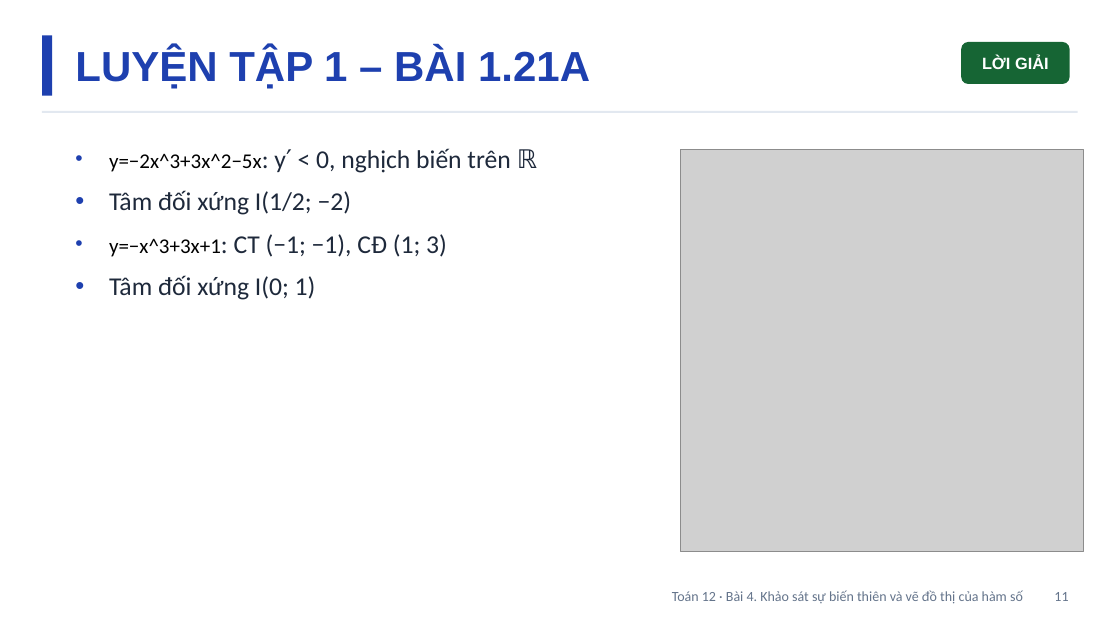
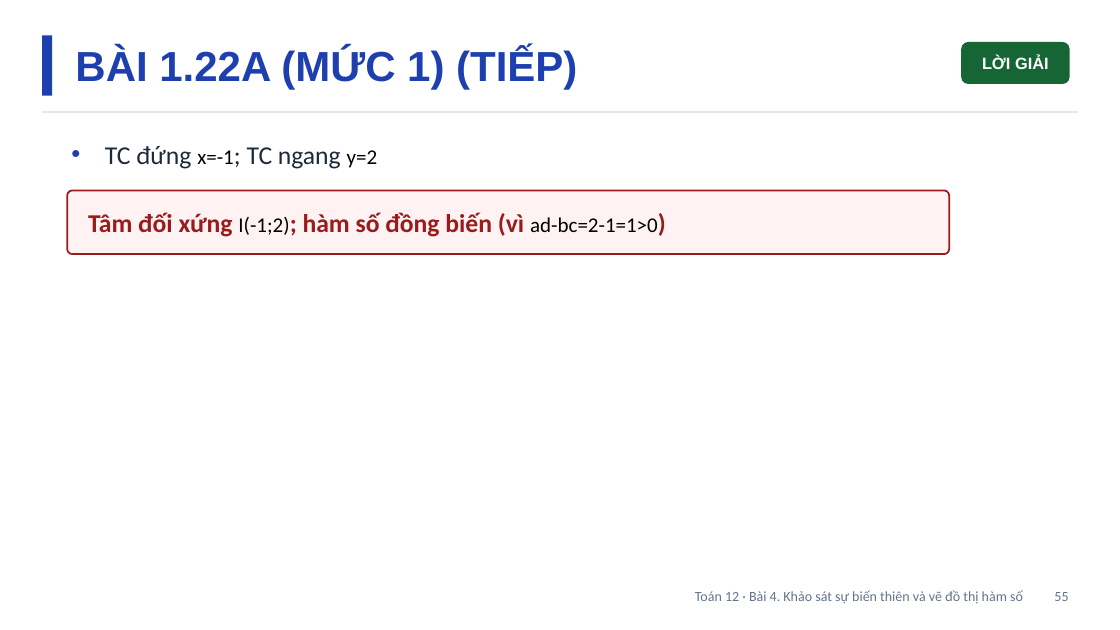
Before and after one commit to Trangtu66/Taode_thi_online, a slide deck: slide 55 of mon/toan/slide/lop12/Slide_TOAN12_Bai4_T14-18.pptx (slide 11 before the commit). Drawn at 1120x630 pixels with LibreOffice and Linux fonts; fonts in the diff are those of the drawing; grey boxes stand for pictures. Boxes give left, top, right and bottom in pixels: in the first picture for what was removed or moved away, otherwise in the second. Text is boxed around its words. In the diff, an @@ line names an element or a change of style, - is before the commit and + after.

```diff
--- a/mon/toan/slide/lop12/Slide_TOAN12_Bai4_T14-18.pptx
+++ b/mon/toan/slide/lop12/Slide_TOAN12_Bai4_T14-18.pptx
@@ text at (75,48,577,90): text changed @@
-LUYỆN TẬP 1 – BÀI 1.21A
+BÀI 1.22A (MỨC 1) (TIẾP)
@@ text added at (105,146,378,169), 22 pt, text #1E293B @@
+• TC đứng x=-1; TC ngang y=2
@@ text removed at (109,148,537,300) @@
-• y=−2x^3+3x^2−5x: y′ < 0, nghịch biến trên ℝ
-• Tâm đối xứng I(1/2; −2)
-• y=−x^3+3x+1: CT (−1; −1), CĐ (1; 3)
-• Tâm đối xứng I(0; 1)
@@ picture removed at (681,150,1084,552) @@
@@ rounded rectangle added at (67,191,949,255), fill #FEF2F2, outline #991B1B 1.5 pt @@
@@ text added at (88,212,658,237), 22 pt, text #991B1B, bold @@
+Tâm đối xứng I(-1;2); hàm số đồng biến (vì ad-bc=2-1=1>0)
@@ text at (695,590,1068,603): text changed @@
-Toán 12 · Bài 4. Khảo sát sự biến thiên và vẽ đồ thị của hàm số 11
+Toán 12 · Bài 4. Khảo sát sự biến thiên và vẽ đồ thị hàm số 55
```
Also in this commit, not shown: 22 other slides changed, 42 slides added, 1 slide removed.
